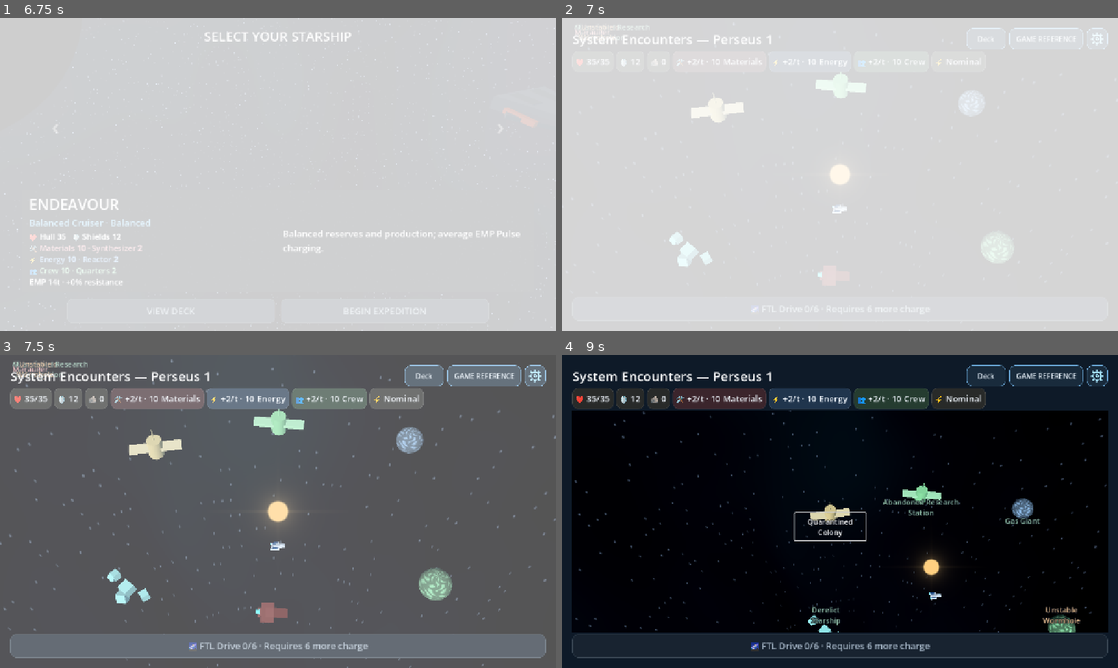
Above: before the commit, frames 1-4 (two rows, left to right).
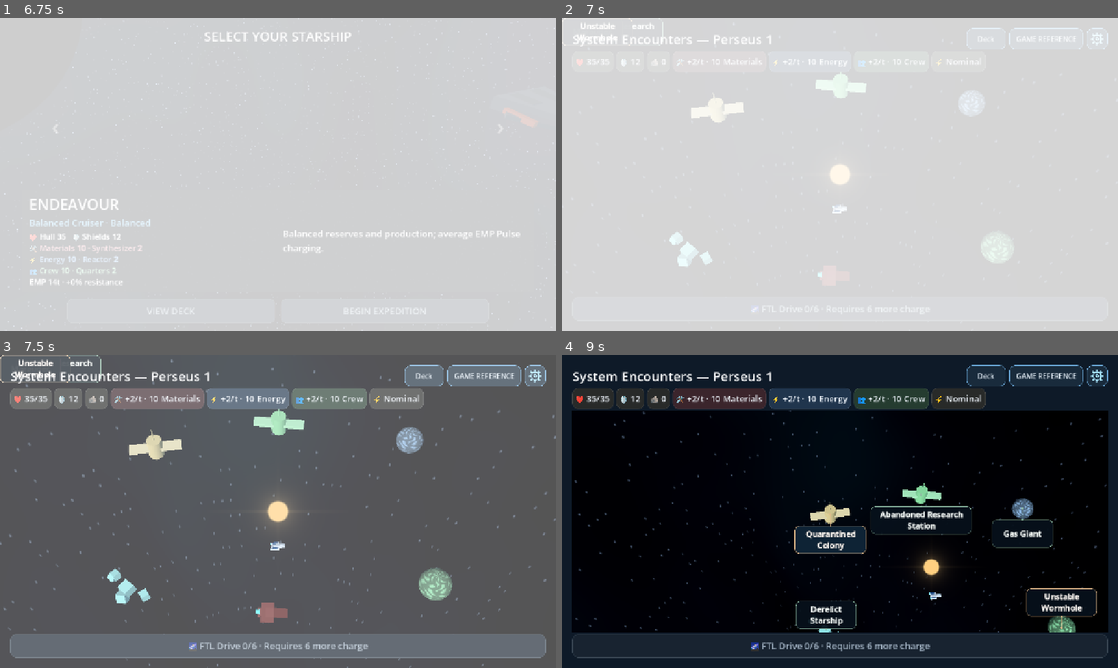
Above: after the commit, the same moments.

Repository: RPGMaster2000/arcospace
Game: Godot game, scene res://scenes/battle_setup.tscn
Two runs of this game, one before a commit and one after it. Both use one fixed random seed, a clock stepped at 60 frames per second and the inputs below. Sound files missing from this copy of the repository are replaced by a short silence.
Inputs (mouse positions are in pixels of both pictures, inside the frame that each line leads up to):
- Up to frame 1 (6.75 s): tap Enter (ui_accept) at 0.5, 0.77, 4.52, 5 s; move the mouse to (400, 158) at 0.52 s; hold Right (ui_right) 0.53-1.25 s; tap Space (ui_select) at 0.6, 2.3, 4.35, 6.05 s; click (400, 158) at 0.67 s; drag from (166, 190) to (250, 237) at 1.27 s; move the mouse to (333, 105) at 2.02 s; hold Right (ui_right) 2.03-2.75 s; tap Tab at 2.1, 5.85 s; drag from (250, 237) to (111, 127) at 2.77 s; click "BEGIN EXPEDITION" at 3.5 s; move the mouse to (444, 221) at 4.27 s; hold Left (ui_left) 4.28-5 s; drag from (111, 127) to (194, 96) at 5.02 s; move the mouse to (305, 174) at 5.77 s; hold Down (ui_down) 5.78-6.5 s; click (305, 174) at 5.92 s; drag from (194, 96) to (166, 190) at 6.52 s
- Up to frame 2 (7 s): no input
- Up to frame 3 (7.5 s): move the mouse to (400, 495) at 7.27 s; hold Up (ui_up) from 7.28 s (still down); tap Space (ui_select) at 7.35 s
- Up to frame 4 (9 s): tap Enter (ui_accept) at 7.52 s; release Up (ui_up) at 8 s; drag from (728, 527) to (812, 574) at 8.02 s; move the mouse to (895, 442) at 8.77 s; hold Down (ui_down) from 8.78 s (still down); tap Tab at 8.85 s

Frame 1 is identical in both runs. In frame 2, 0.1% of the frame differs, in the area x 0-19%, y 0-9%; in frame 3, 0.6%; in frame 4, 3.4%, in the area x 41-97%, y 44-88%.

Commit message:
Extend destruction bursts with repeated explosions and add connected sci-fi PoI tags

Diff:
--- a/resources/audio/sound_catalog.tres
+++ b/resources/audio/sound_catalog.tres
@@ -188,6 +188,18 @@
 concurrency_limit = 2
 priority = 1
 
+[sub_resource type="Resource" id="destruction_burst"]
+script = ExtResource("event")
+resource_name = "destruction_burst"
+event_id = &"destruction_burst"
+streams = Array[AudioStream]([ExtResource("ship_destroyed_1")])
+volume_db = -8.0
+pitch_scale = 1.25
+pitch_variation = 0.03
+replay_interval = 0.0
+concurrency_limit = 9
+priority = 2
+
 [sub_resource type="Resource" id="ship_destroyed"]
 script = ExtResource("event")
 resource_name = "ship_destroyed"
@@ -311,4 +323,4 @@
 
 [resource]
 script = ExtResource("catalog")
-events = Array[Resource]([SubResource("card_select"), SubRes …(342 unchanged characters)… esource("ship_destroyed"), SubResource("systems_failure_warning"), SubResource(" …(251 unchanged characters)…
+events = Array[Resource]([SubResource("card_select"), SubRes …(342 unchanged characters)… esource("ship_destroyed"), SubResource("destruction_burst"), SubResource("systems_failure_warning"), SubResource(" …(251 unchanged characters)…
--- a/scripts/presentation/star_system/map_settings.gd
+++ b/scripts/presentation/star_system/map_settings.gd
@@ -15,6 +15,7 @@
 @export_range(4.0, 32.0) var pan_drag_threshold: float = 12.0
 ## Minimum gap between projected labels and the viewport edge, in logical pixels.
 @export_range(0.0, 48.0) var screen_border: float = 8.0
+@export var label_offset := Vector2(0, 58)
 @export_group("Destination and movement")
 @export var destination_offset := Vector3(3.75, 4.8, 6.3)
 @export_range(0.1, 3.0) var camera_duration: float = 0.8
--- /dev/null
+++ b/scripts/presentation/star_system/poi_marker.gd
@@ -0,0 +1,58 @@
+extends Button
+# Presentation-only destination tag; the map supplies its projected anchor each frame.
+var anchor_point := Vector2.ZERO
+var accent := Color("a6e9ff")
+
+
+func style_tag(color: Color) -> void:
+	accent = color.lightened(0.3)
+	flat = false
+	var font := FontVariation.new()
+	font.base_font = ThemeDB.fallback_font
+	font.fallbacks = [preload("res://assets/fonts/emoji_ui.tres")]
+	font.variation_embolden = 1.0
+	add_theme_font_override("font", font)
+	add_theme_font_size_override("font_size", 18)
+	for state in ["normal", "hover", "pressed", "disabled", "focus"]:
+		var box := StyleBoxFlat.new()
+		box.bg_color = Color(0.025, 0.065, 0.105, 0.94)
+		box.border_color = accent * Color(1, 1, 1, 0.65)
+		box.set_border_width_all(1)
+		box.set_corner_radius_all(10)
+		box.content_margin_left = 10
+		box.content_margin_right = 10
+		box.content_margin_top = 6
+		box.content_margin_bottom = 6
+		if state in ["hover", "focus", "pressed"]:
+			box.bg_color = Color(0.055, 0.14, 0.21, 0.97)
+			box.border_color = accent
+		if state == "disabled":
+			box.bg_color.a = 0.78
+			box.border_color.a = 0.35
+		add_theme_stylebox_override(state, box)
+	for state in ["font_color", "font_hover_color", "font_pressed_color", "font_focus_color"]:
+		add_theme_color_override(state, Color.WHITE.lerp(accent, 0.12))
+	add_theme_color_override("font_disabled_color", accent.lerp(Color.WHITE, 0.5).darkened(0.18))
+	add_theme_color_override("font_outline_color", Color("020611"))
+	add_theme_constant_override("outline_size", 2)
+
+
+func _draw() -> void:
+	if Rect2(Vector2.ZERO, size).has_point(anchor_point):
+		return
+	var direction := anchor_point - size * 0.5
+	var ratio: float = minf(size.x * 0.5 / maxf(absf(direction.x), 0.001), size.y * 0.5 / maxf(absf(direction.y), 0.001))
+	var edge := size * 0.5 + direction * ratio
+	var color := accent
+	color.a = 0.45 if disabled else 0.8
+	draw_line(anchor_point, edge, color, 1.5, true)
+	draw_circle(anchor_point, 2.5, color)
+	draw_circle(edge, 1.5, color)
+
+
+func _has_point(point: Vector2) -> bool:
+	if Rect2(Vector2.ZERO, size).has_point(point):
+		return true
+	# Moving the plate away must not remove the model's original tap target.
+	var map: Control = get_parent() as Control
+	return map != null and Rect2(Vector2.ZERO, map.size).has_point(position + point) and point.distance_to(anchor_point) <= 28.0
--- a/scripts/presentation/star_system/star_map_3d.gd
+++ b/scripts/presentation/star_system/star_map_3d.gd
@@ -123,18 +123,14 @@
 		model.rotate_y(rng.randf_range(-0.25, 0.25))
 		world.add_child(model)
 		objects[index] = model
-		var button := Button.new()
+		var button := preload("res://scripts/presentation/star_system/poi_marker.gd").new()
 		button.text = ("✓ " if entry.completed else "") + entry.get("name", entry.text)
 		button.tooltip_text = entry.tooltip
 		button.flat = true
 		button.custom_minimum_size = Vector2(132, 64)
 		button.size = Vector2(140, 64)
 		button.autowrap_mode = TextServer.AUTOWRAP_WORD_SMART
-		button.add_theme_font_override("font", preload("res://assets/fonts/emoji_ui.tres"))
-		button.add_theme_font_size_override("font_size", 17)
-		button.add_theme_color_override("font_color", entry.color.lightened(0.3))
-		button.add_theme_color_override("font_outline_color", Color("020611"))
-		button.add_theme_constant_override("outline_size", 5)
+		button.style_tag(entry.color)
 		button.disabled = entry.completed
 		preload("res://scripts/audio/sfx.gd").bind_ui(button)
 		button.pressed.connect(travel.bind(index))
@@ -175,9 +171,15 @@
 			and not (camera.motion != null and camera.motion.is_running())
 		)
 		button.mouse_filter = MOUSE_FILTER_STOP if interactive and not traveling and not pinching and Time.get_ticks_msec() >= gesture_block_until else MOUSE_FILTER_IGNORE
-		var projected: Vector2 = center - button.size * 0.5 + Vector2(0, 28)
+		var projected: Vector2 = center - button.size * 0.5 + settings.label_offset
 		var border: float = settings.screen_border
-		button.position = projected.clamp(Vector2.ONE * border, (size - button.size - Vector2.ONE * border).max(Vector2.ONE * border))
+		var limit: Vector2 = (size - button.size - Vector2.ONE * border).max(Vector2.ONE * border)
+		button.position = projected.clamp(Vector2.ONE * border, limit)
+		if Rect2(button.position, button.size).has_point(center):
+			# At the lower screen edge, put the tag above the model rather than over it.
+			button.position.y = clampf(center.y - absf(settings.label_offset.y) - button.size.y * 0.5, border, limit.y)
+		button.anchor_point = center - button.position
+		button.queue_redraw()
 
 
 func _face(direction: Vector3, weight: float = 1.0) -> void:
--- a/scripts/ships/ship_3d.gd
+++ b/scripts/ships/ship_3d.gd
@@ -3,13 +3,15 @@
 # DOES NOT: Decide damage or repair amounts; Board supplies the resulting strengths.
 # RESPONSIBILITY: Animate the prototype mesh; never change combat state.
 
-# BattleEffects owns these tweens, so existing turn timing stays intact.
+# BattleEffects owns impact tweens; Board3D owns terminal destruction playback.
 signal hull_impact_started
 @onready var body: Node3D = $Body
 @onready var shield: MeshInstance3D = $Shield
 @export var visual_settings: Resource = preload("res://resources/visual/alpha_visual_settings.tres")
 var engine_materials: Array[StandardMaterial3D] = []
 var engine_colors: Array[Color] = []
+const DESTRUCTION_BURST_SECONDS: float = 1.72
+const DESTRUCTION_BURSTS: int = 9
 var engine_boost: bool = false
 var engine_multiplier: float = 1.0
 var hull_material: StandardMaterial3D
@@ -304,7 +306,7 @@
 		fragment.hide()
 		fragments.append(fragment)
 		directions.append(Vector3(rng.randf_range(-1, 1), rng.randf_range(-0.4, 1), rng.randf_range(-1, 1)).normalized())
-	for i in range(9):
+	for i in range(DESTRUCTION_BURSTS):
 		var flash := MeshInstance3D.new()
 		var sphere := SphereMesh.new()
 		sphere.radius = 0.22
@@ -321,8 +323,8 @@
 		flash.hide()
 		sequence.tween_callback(func():
 			flash.show()
-			preload("res://scripts/audio/sfx.gd").play(&"hull_hit", self))
-		sequence.tween_property(flash, "scale", Vector3.ONE * 3.0, 0.08)
+			preload("res://scripts/audio/sfx.gd").play(&"destruction_burst", self))
+		sequence.tween_property(flash, "scale", Vector3.ONE * 3.0, DESTRUCTION_BURST_SECONDS / DESTRUCTION_BURSTS)
 		sequence.tween_callback(flash.queue_free)
 	sequence.tween_callback(func():
 		$Body.hide()
--- a/tests/battle_ending_sequence_test.gd
+++ b/tests/battle_ending_sequence_test.gd
@@ -42,7 +42,10 @@
 			check(board.destruction_pending and not board.get_node("MatchResult").visible, "Destruction precedes result overlay")
 			await create_timer(0.5).timeout
 			await capture(outcome + "-explosions")
-			await create_timer(0.45).timeout
+			await create_timer(0.75).timeout
+			var bursting_ship: Node3D = board.get_node("BattleView/Viewport/Battlefield/" + ("EnemyShip" if outcome == "victory" else "PlayerShip"))
+			check(bursting_ship.get_node("Body").visible and board.destruction_pending, "Explosion phase continues through the added second")
+			await create_timer(0.7).timeout
 			await capture(outcome + "-debris")
 			await create_timer(0.95).timeout
 			var ship: Node3D = board.get_node("BattleView/Viewport/Battlefield/" + ("EnemyShip" if outcome == "victory" else "PlayerShip"))
--- a/tests/sfx_test.gd
+++ b/tests/sfx_test.gd
@@ -6,7 +6,7 @@
 const EXPECTED = [
 	"card_select", "card_play", "card_discard", "materials_gain", "energy_gain", "crew_gain",
 	"resource_drain", "production_gain", "production_loss", "shield_hit", "shield_break",
-	"hull_hit", "hull_repair", "ship_destroyed", "systems_failure_warning",
+	"hull_hit", "hull_repair", "ship_destroyed", "destruction_burst", "systems_failure_warning",
 	"systems_failure_defeat", "emp_charge", "emp_ready", "emp_fire", "ship_departure",
 	"ui_select", "ui_confirm", "upgrade_acquired", "result_reveal"
 ]
@@ -69,9 +69,9 @@
 	music.set_volume(1.0, false)
 	music.set_enabled(true)
 	reset_audio()
-	check(sfx.catalog.events.size() == EXPECTED.size(), "Exactly 24 stable events")
+	check(sfx.catalog.events.size() == EXPECTED.size(), "All stable catalog events")
 	var ids: Dictionary = {}
-	var files: int = 0
+	var files: Dictionary = {}
 	for id in EXPECTED:
 		var event: Resource = sfx.catalog.find_event(id)
 		check(event != null and not ids.has(id), "Unique event maps: " + id)
@@ -80,10 +80,17 @@
 		check(event.enabled and not event.streams.is_empty(), "Enabled catalog mapping: " + id)
 		for stream in event.streams:
 			check(stream is AudioStreamWAV and stream.get_length() > 0.0 and ResourceLoader.exists(stream.resource_path), "Imported WAV: " + id)
-			check(stream.resource_path.get_file().begins_with(id + "_"), "Correct authored mapping: " + id)
-			files += 1
-	check(files == 38, "38 authored files including seven triplets")
+			var asset_id: String = "ship_destroyed" if id == "destruction_burst" else id
+			check(stream.resource_path.get_file().begins_with(asset_id + "_"), "Correct authored mapping: " + id)
+			files[stream.resource_path] = true
+	check(files.size() == 38, "38 authored files including seven triplets")
 	check(sfx.players.size() == 12, "Fixed twelve-player pool")
+	var burst_plays: int = 0
+	for i in range(9):
+		burst_plays += int(sfx.play_event(&"destruction_burst", root))
+		await create_timer(1.72 / 9.0).timeout
+	check(burst_plays == 9, "Every sequential destruction explosion is audible within voice limits")
+	reset_audio()
 	var sfx_bus: int = AudioServer.get_bus_index(&"SFX")
 	check(AudioServer.get_bus_effect_count(sfx_bus) == 1 and AudioServer.get_bus_effect(sfx_bus, 0) is AudioEffectLimiter and AudioServer.is_bus_effect_enabled(sfx_bus, 0), "SFX safety limiter enabled")
 	for id in [&"emp_ready", &"emp_fire", &"systems_failure_warning", &"systems_failure_defeat", &"result_reveal"]:
--- a/tests/star_system_transition_test.gd
+++ b/tests/star_system_transition_test.gd
@@ -38,6 +38,10 @@
 		for index in map.markers:
 			var button: Button = map.markers[index]
 			check(map.get_global_rect().encloses(button.get_global_rect()), "Projected destination stays in map")
+			var plate: StyleBoxFlat = button.get_theme_stylebox("normal")
+			check(plate.corner_radius_top_left > 0 and button.get_theme_font("font").get("variation_embolden") > 0, "Rounded bold sci-fi tag")
+			var anchor: Vector2 = button.position + button.get("anchor_point")
+			check(anchor.is_equal_approx(map.camera.unproject_position(map.objects[index].position)), "Connector tracks projected destination")
 			for other in map.markers:
 				if index != other:
 					check(not button.get_global_rect().intersects(map.markers[other].get_global_rect()), "Destination touch regions separated")
@@ -68,7 +72,7 @@
 	# Mouse and Android-style screen touch use the same projected hit region.
 	host.star_map.travel_duration = 0.06
 	var target: int = 0
-	var center: Vector2 = host.star_map.markers[target].get_global_rect().get_center()
+	var center: Vector2 = host.star_map.global_position + host.star_map.camera.unproject_position(host.star_map.objects[target].position)
 	for pressed in [true, false]:
 		var event := InputEventScreenTouch.new()
 		event.index = 0
@@ -76,7 +80,7 @@
 		event.pressed = pressed
 		root.push_input(event, true)
 	await create_timer(0.15).timeout
-	check(state.navigation_origin == target, "Touch destination triggers normal arrival")
+	check(state.navigation_origin == target, "Touching the model still triggers arrival with its offset label")
 	# Test FTL with real default choreography; duplicate requests cannot consume twice.
 	state.pending_choice = ""
 	state.pending_destination = -1
Not shown: 1 places in resources/audio/sound_catalog.tres that only renumber resources
Not shown, added: scripts/presentation/star_system/poi_marker.gd.uid
Not shown, changed: docs/battle_results.md
Not shown, changed: docs/sound_effects.md
Not shown, changed: docs/star_system_3d.md
